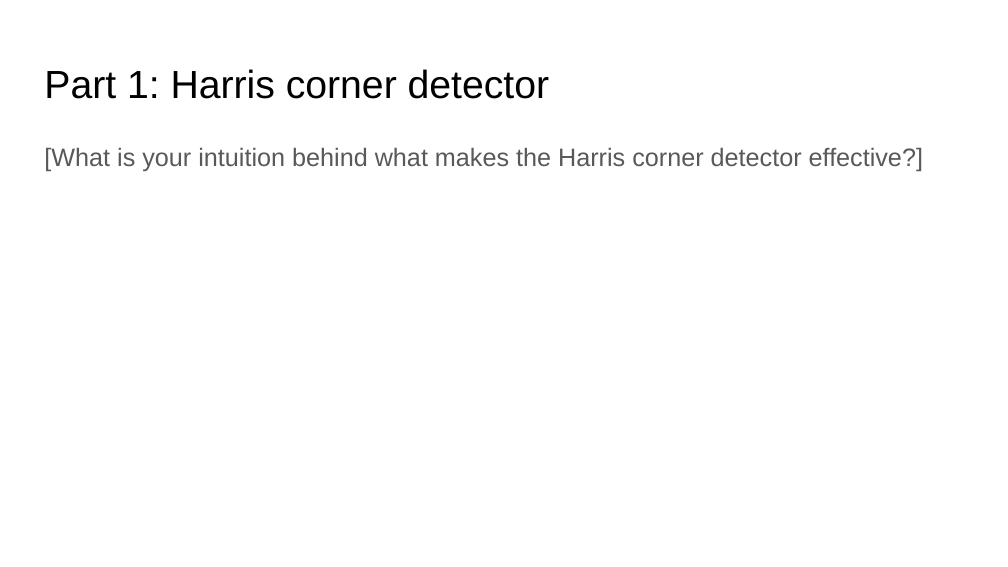
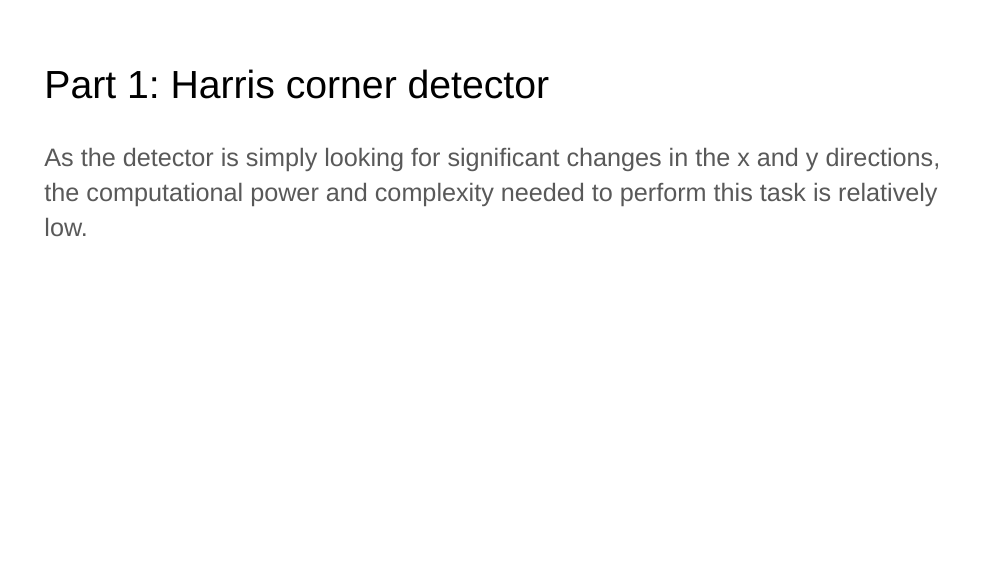
Before and after one commit to AaronLopes/vision-projs, a slide deck: slide 8 of cv_proj4_release/cv_proj4_template.pptx. Drawn at 1008x567 pixels with LibreOffice and Linux fonts; fonts in the diff are those of the drawing. Boxes give left, top, right and bottom in pixels: in the first picture for what was removed or moved away, otherwise in the second. Text is boxed around its words. In the diff, an @@ line names an element or a change of style, - is before the commit and + after.

```diff
--- a/cv_proj4_release/cv_proj4_template.pptx
+++ b/cv_proj4_release/cv_proj4_template.pptx
@@ text at [44, 147, 941, 236]: text changed @@
-[What is your intuition behind what makes the Harris corner detector effective?]
+As the detector is simply looking for significant changes in the x and y directions, the computational power and complexity needed to perform this task is relatively low.
```
Also in this commit, not shown: 8 other slides changed, 8 other files.
